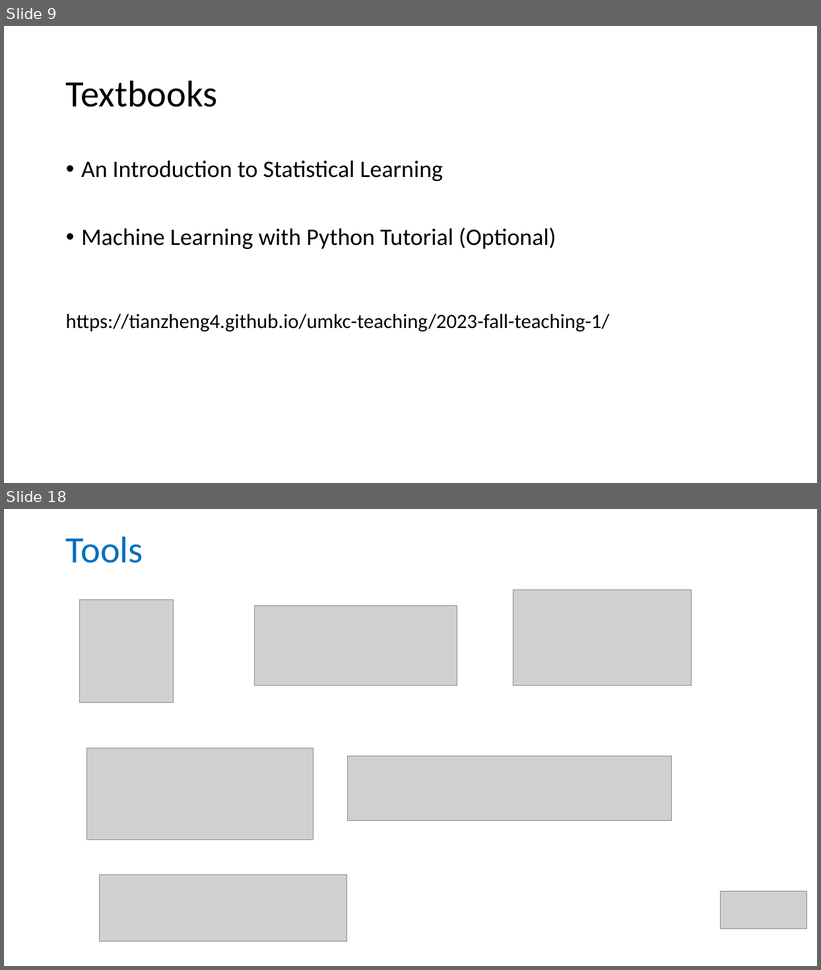
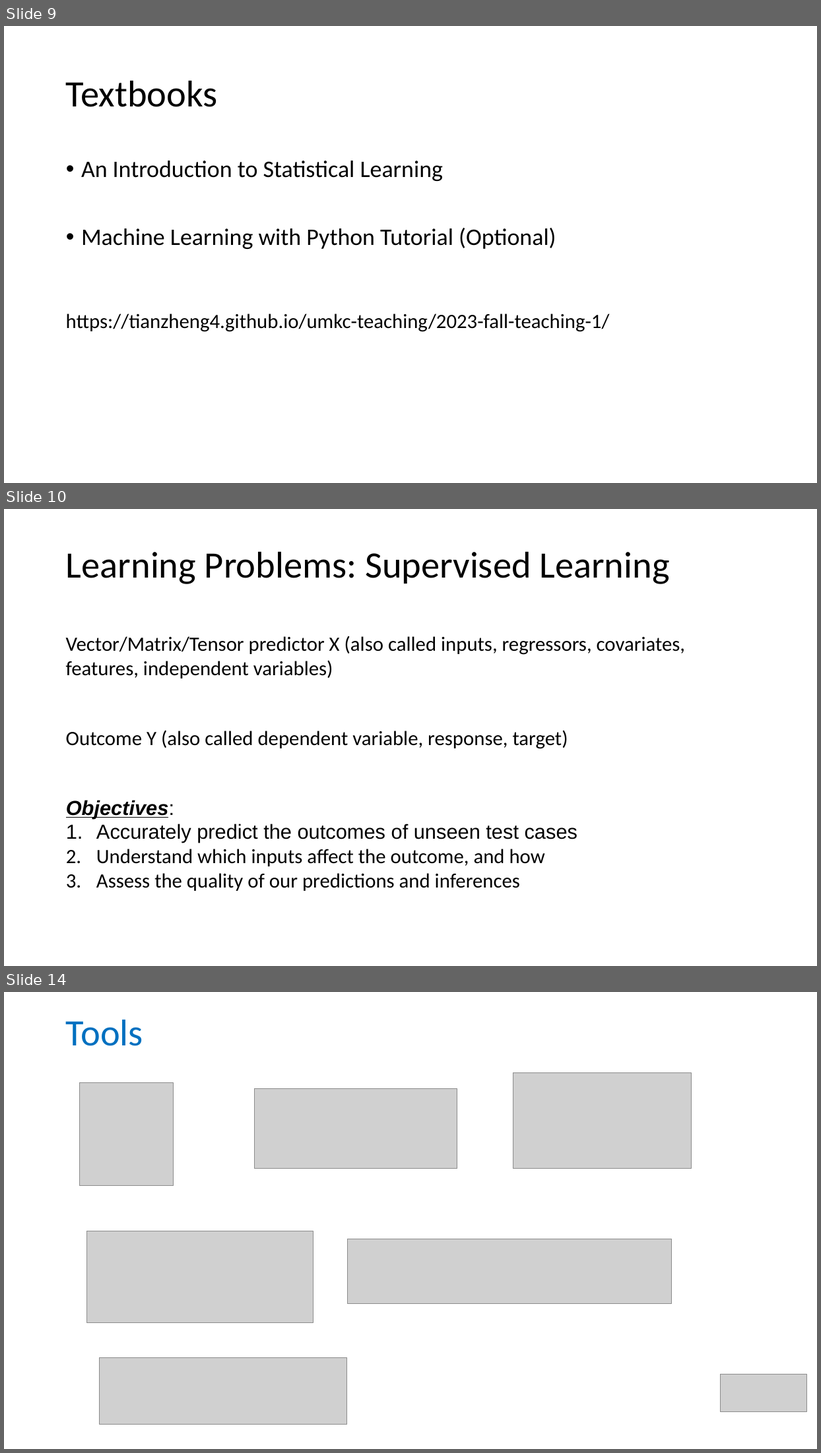
Before and after one commit to tianzheng4/tianzheng4.github.io, a slide deck: _umkc-teaching/slides/Lecture1 - Introduction.pptx. Shown one above the other, each under a label of ours: slides 9 and 18 before the commit, slides 9, 10 and 14 after it; the slides between them are not shown. The pictures are 821x970 and 821x1453 pixels, drawn with LibreOffice and Linux fonts; fonts in the diff are those of the drawing; grey boxes stand for pictures. Boxes give left, top, right and bottom in pixels: in the first picture for what was removed or moved away, otherwise in the second. Text is boxed around its words. In the diff, an @@ line names an element or a change of style, - is before the commit and + after.

```diff
--- a/_umkc-teaching/slides/Lecture1 - Introduction.pptx
+++ b/_umkc-teaching/slides/Lecture1 - Introduction.pptx
@@ slide 10 added at (4, 509, 817, 966), background #FFFFFF @@
@@ title added at (66, 551, 670, 584), 44 pt, text #000000 @@
+Learning Problems: Supervised Learning
@@ text added at (66, 636, 685, 679), 24 pt, text #000000 @@
+Vector/Matrix/Tensor predictor X (also called inputs, regressors, covariates, features, independent variables)
@@ text added at (66, 730, 568, 749), 24 pt, text #000000 @@
+Outcome Y (also called dependent variable, response, target)
@@ text added at (66, 800, 578, 891), 24 pt, text #000000 @@
+Objectives:
+1. Accurately predict the outcomes of unseen test cases
+2. Understand which inputs affect the outcome, and how
+3. Assess the quality of our predictions and inferences
@@ what was slide 18 is now slide 14 @@
```
Also in this commit, not shown: 2 slides changed, 3 other slides added, 8 slides removed.
